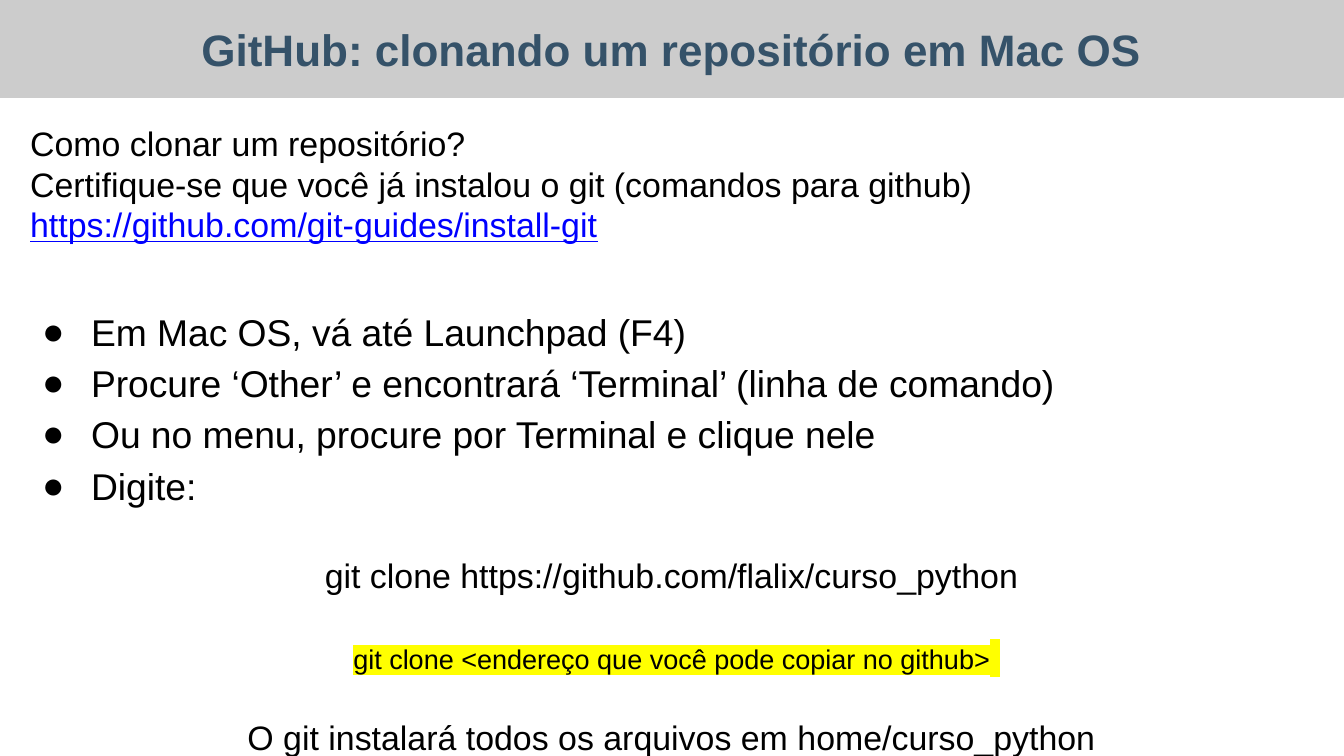
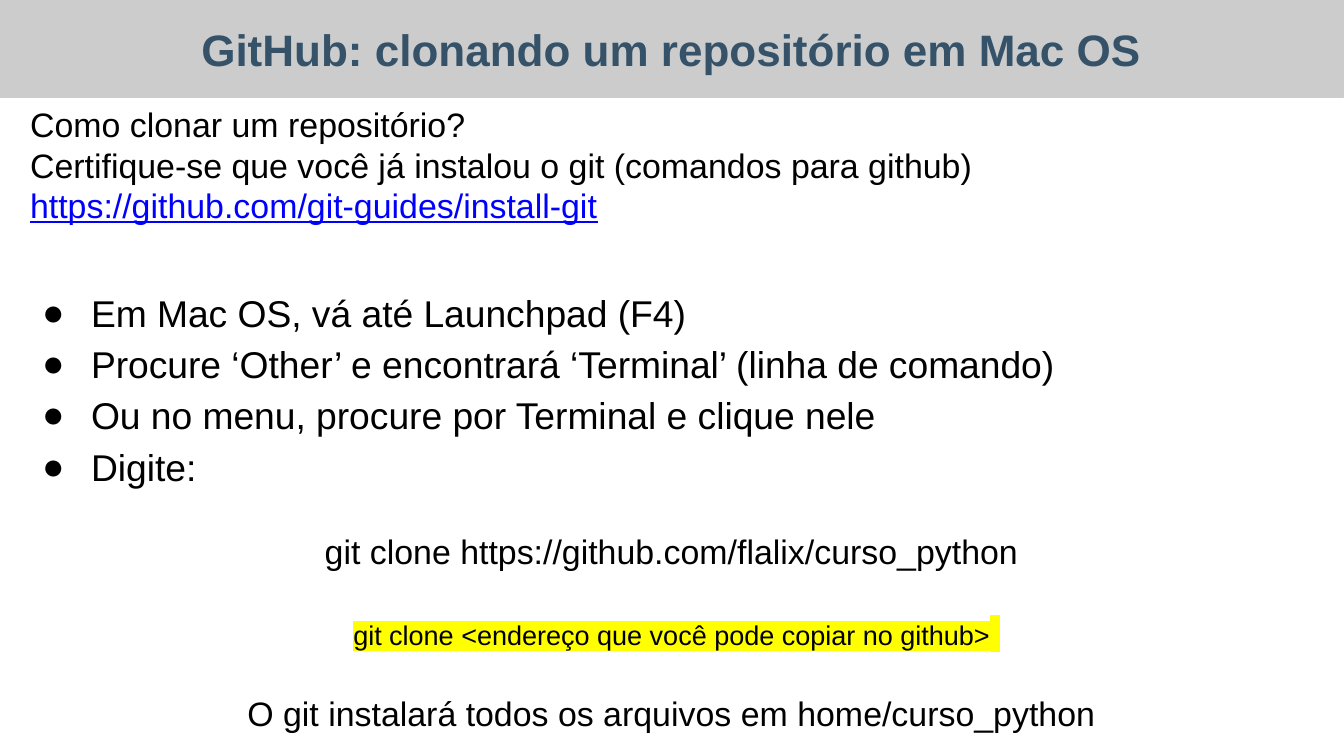
Before and after one commit to flalix/curso_python, a slide deck: slide 3 of docs/wee02-lec01-jupyter notebook.pptx. Drawn at 1344x756 pixels with LibreOffice and Linux fonts; fonts in the diff are those of the drawing. Boxes give left, top, right and bottom in pixels: in the first picture for what was removed or moved away, otherwise in the second. Text is boxed around its words. In the diff, an @@ line names an element or a change of style, - is before the commit and + after.

```diff
--- a/docs/wee02-lec01-jupyter notebook.pptx
+++ b/docs/wee02-lec01-jupyter notebook.pptx
@@ text "Como clonar um repositório?": place and size @@
-text "Como clonar um repositório?" at [30, 131, 1054, 508]
+text "Como clonar um repositório?" at [30, 112, 1054, 488]
@@ text "git clone https://github.com/flalix/curso_python": place and size @@
-text "git clone https://github.com/flalix/curso_python" at [247, 563, 1095, 756]
+text "git clone https://github.com/flalix/curso_python" at [247, 539, 1095, 733]
```
Also in this commit, not shown: 9 other slides changed, 1 slide added, 1 other file.
